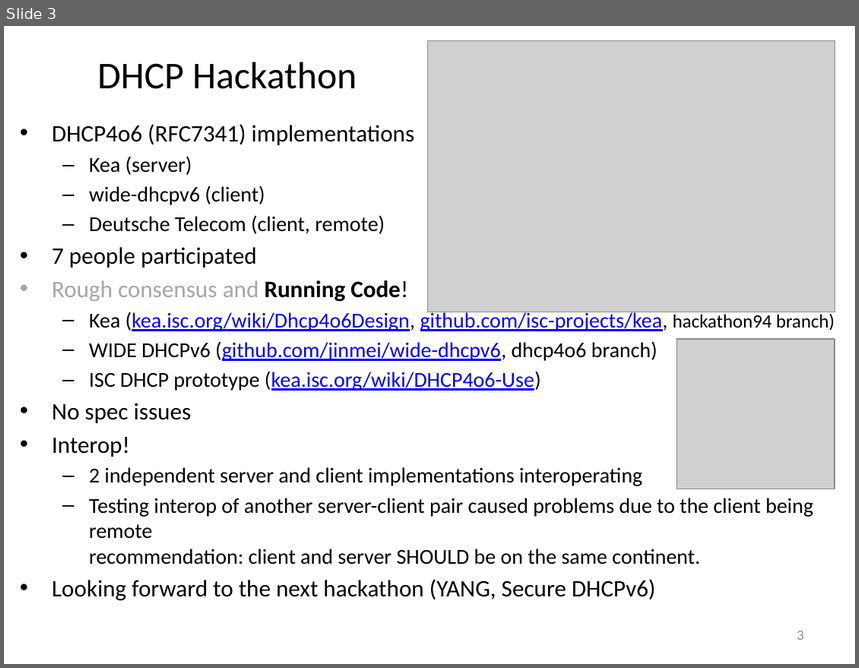
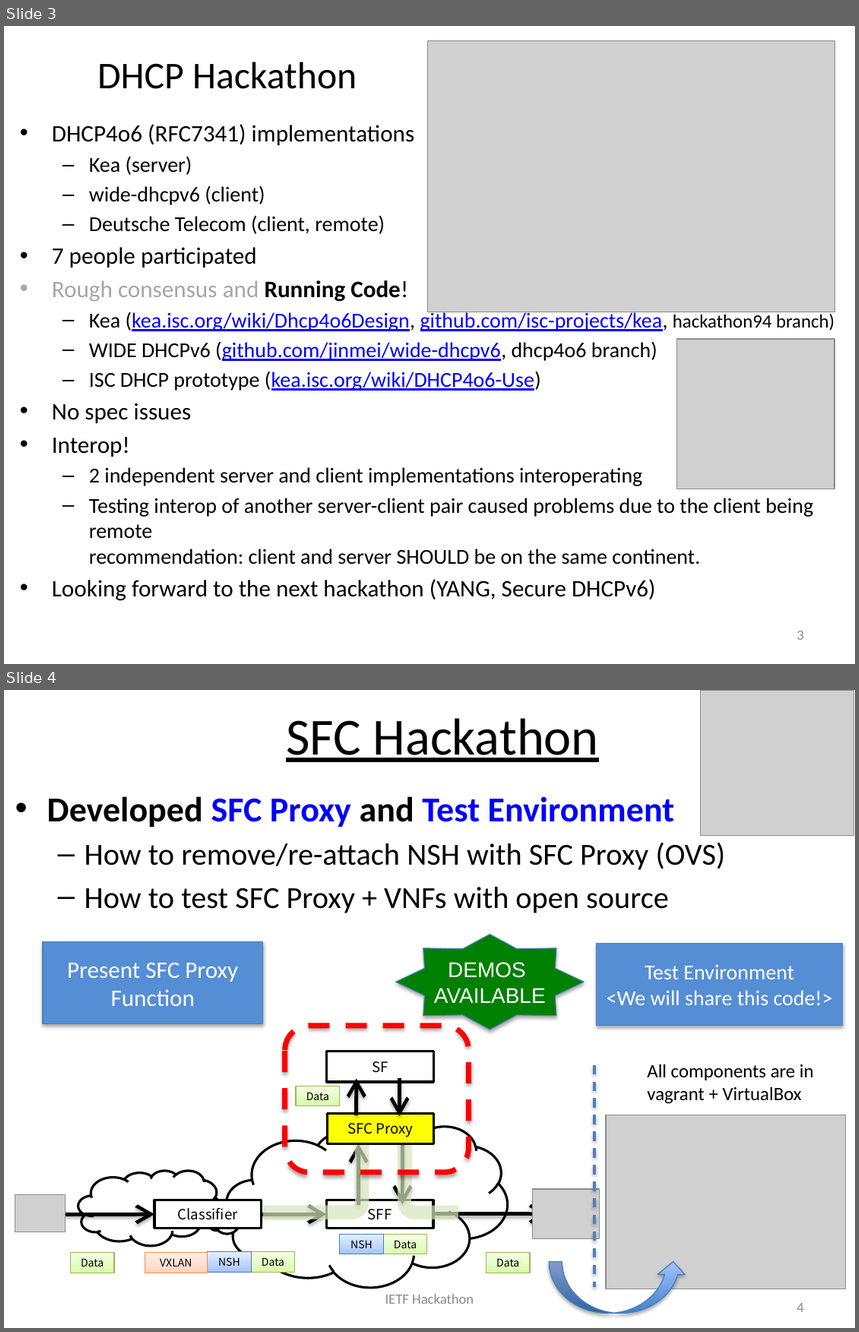
Before and after one commit to IETF-Hackathon/ietf-hackathon, a slide deck: 94/results/bits-n-bites.pptx. Shown one above the other, each under a label of ours: slide 3 before the commit, slides 3 and 4 after it. The pictures are 859x668 and 859x1332 pixels, drawn with LibreOffice and Linux fonts; fonts in the diff are those of the drawing; grey boxes stand for pictures. Boxes give left, top, right and bottom in pixels: in the first picture for what was removed or moved away, otherwise in the second. Text is boxed around its words. In the diff, an @@ line names an element or a change of style, - is before the commit and + after.

Commit message:
SFC slide updated.

```diff
--- a/94/results/bits-n-bites.pptx
+++ b/94/results/bits-n-bites.pptx
@@ slide 4 added at (4, 690, 855, 1328), background #FFFFFF @@
@@ picture added at (701, 690, 854, 836) @@
@@ title added at (286, 718, 599, 762), 44 pt, text #000000, underline @@
+SFC Hackathon
@@ text added at (47, 796, 726, 913), 25.9 pt, text #000000 @@
+• Developed SFC Proxy and Test Environment
+  – How to remove/re-attach NSH with SFC Proxy (OVS)
+  – How to test SFC Proxy + VNFs with open source
@@ star added at (395, 934, 584, 1030), fill #008000, outline #4B7EBC 0.75 pt, 18 pt, text #FFFFFF @@
+DEMOS
+AVAILABLE
@@ rectangle added at (44, 942, 264, 1024), fill #558ED5, outline #4B7EBC 0.75 pt, 20 pt, text #FFFFFF @@
+Present SFC Proxy
+Function
@@ rectangle added at (597, 943, 843, 1025), fill #558ED5, outline #4F81BD 0.75 pt, 18 pt, text #FFFFFF @@
+Test Environment
+<We will share this code!>
@@ line added from (595, 1065) to (595, 1287), #4F81BD 2 pt dashed @@
@@ text added at (647, 1064, 814, 1104), 16 pt, text #000000 @@
+All components are in
+vagrant + VirtualBox
@@ group added at (15, 1025, 600, 1287): 12 rectangles, 7 arrows, 4 bent arrows, 2 thought clouds, 2 pictures, 1 rounded rectangle @@
+Classifier
+SFF
+Data
+Data
+NSH
+Data
+VXLAN
+SFC Proxy
+SF
+Data
+NSH
+Data
@@ picture added at (606, 1115, 846, 1288) @@
@@ curved up arrow added at (549, 1262, 686, 1314), fill gradient #3F80CE to #A4C4FF, outline #4B7EBC 0.75 pt @@
@@ text added at (386, 1294, 474, 1304), 12 pt, text #8C8C8C @@
+IETF Hackathon
@@ page number added at (797, 1303, 804, 1312), 12 pt, text #8C8C8C @@
+4
```
Also in this commit, not shown: 1 slide removed.
